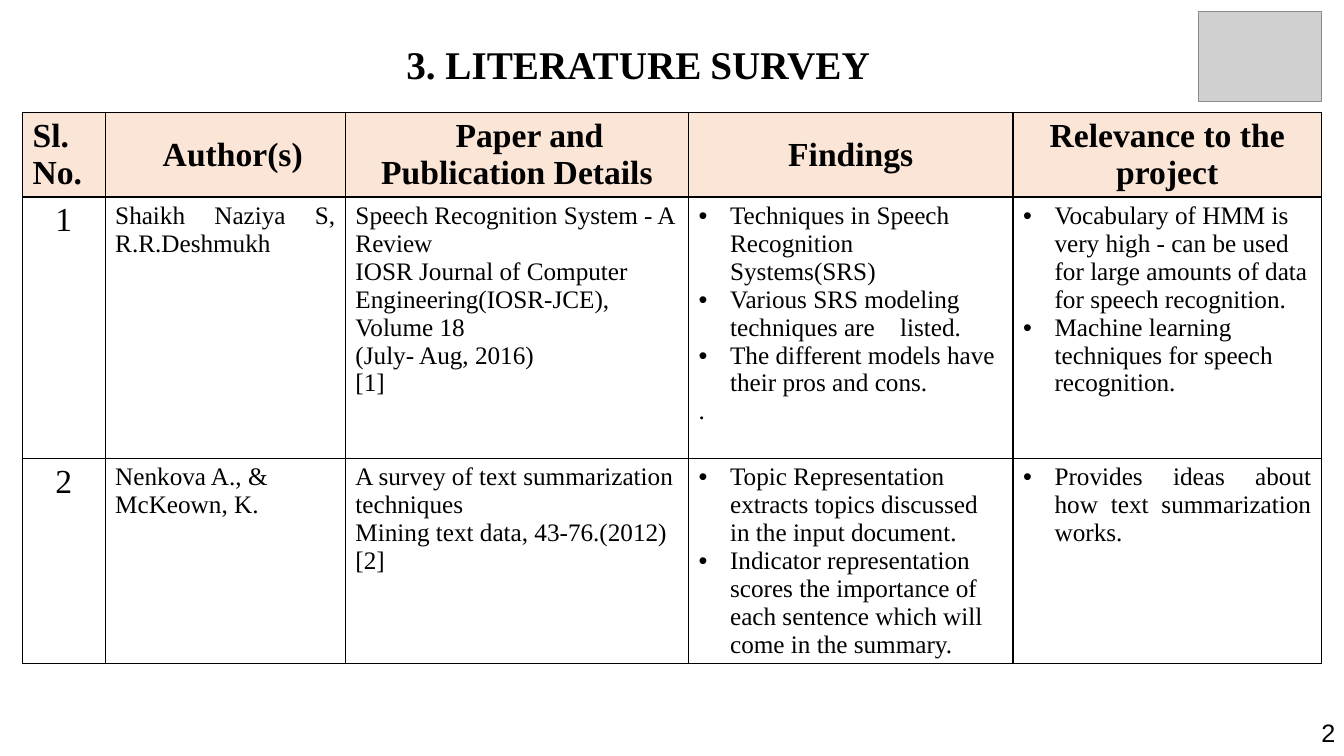
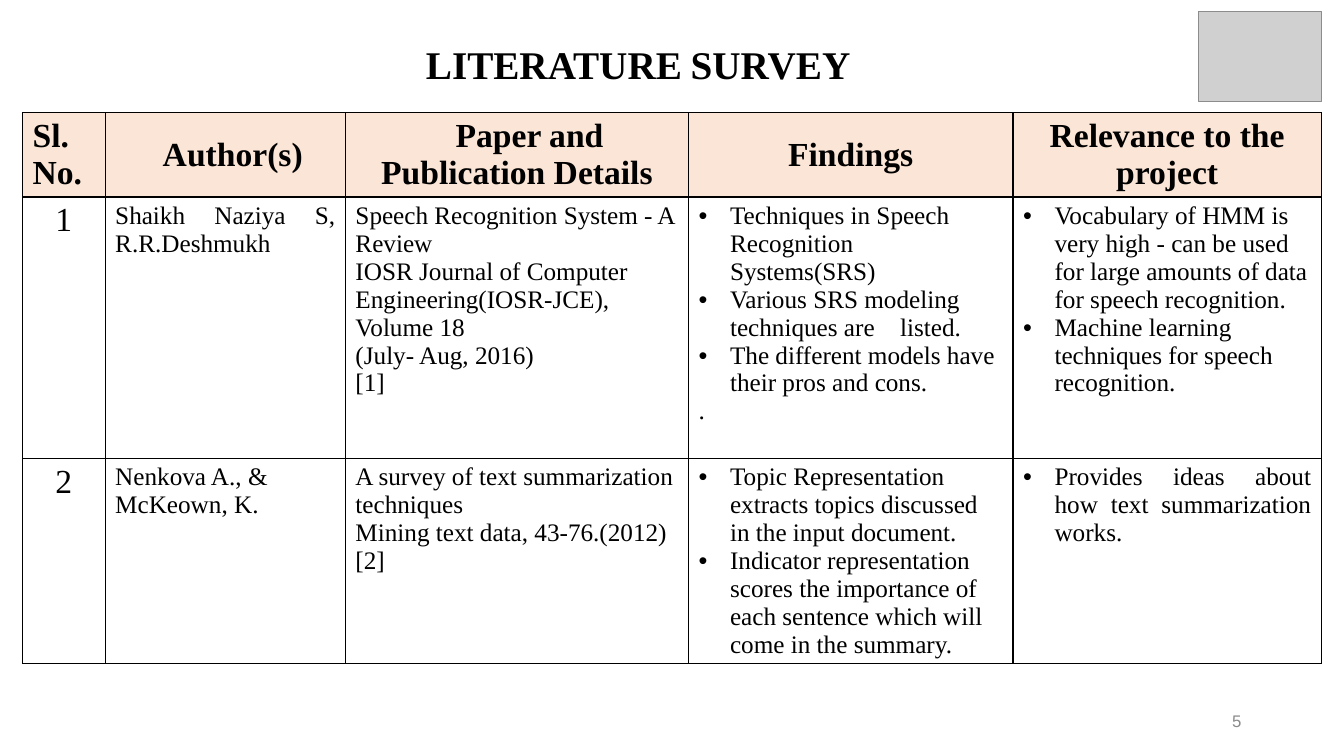
Before and after one commit to Hariomsmit/TransSummarize, a slide deck: slide 5 of MINI_PROJECT.pptx. Drawn at 1344x756 pixels with LibreOffice and Linux fonts; fonts in the diff are those of the drawing; grey boxes stand for pictures. Boxes give left, top, right and bottom in pixels: in the first picture for what was removed or moved away, otherwise in the second. Text is boxed around its words. In the diff, an @@ line names an element or a change of style, - is before the commit and + after.

```diff
--- a/MINI_PROJECT.pptx
+++ b/MINI_PROJECT.pptx
@@ title at (426,53,851,80): text changed @@
-3. LITERATURE SURVEY
+LITERATURE SURVEY
@@ page number added at (1232,715,1241,727), 12 pt, text #8B8B8B @@
+5
@@ text removed at (1321,724,1335,742) @@
-2
```
Also in this commit, not shown: 8 other slides changed, 5 slides added, 1 slide removed, 11 other files.
